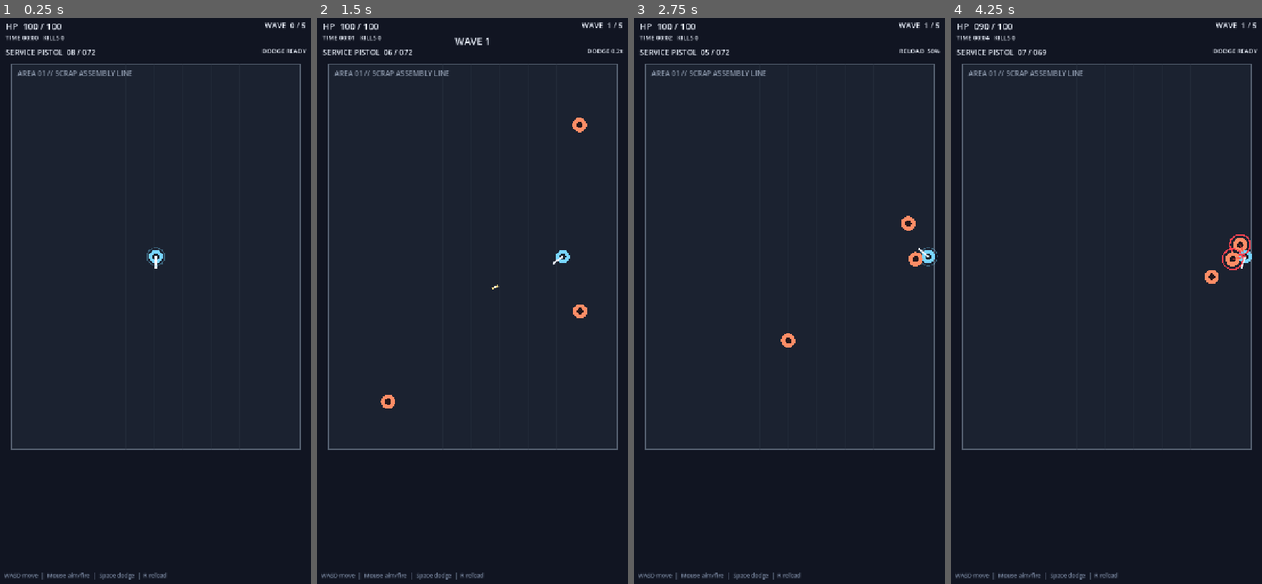
Above: before the commit, frames 1-4 (left to right).
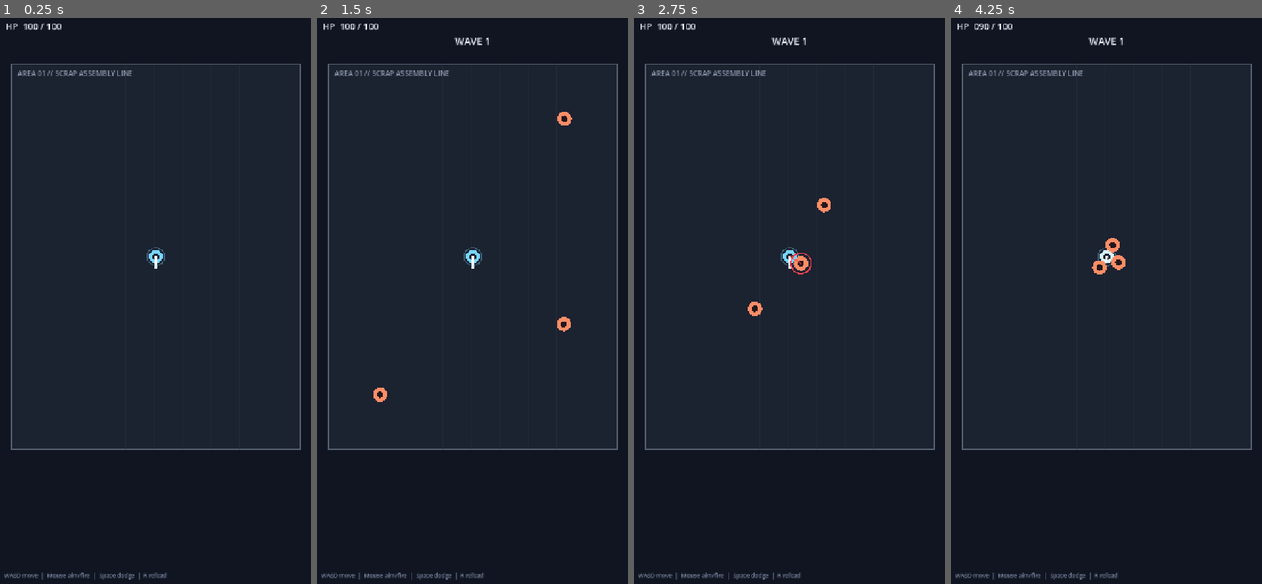
Above: after the commit, the same moments.

Repository: donly987647-max/Topdown-roguelite
Game: Godot game, scene res://scenes/main.tscn
Same seed, same stepped clock (60 frames per second), same inputs: the game is played once before the commit and once after it.
Inputs (mouse positions are in pixels of both pictures, inside the frame that each line leads up to):
- Up to frame 1 (0.25 s): no input
- Up to frame 2 (1.5 s): tap Enter at 0.5 s; move the mouse to (544, 267) at 0.52 s; hold D 0.53-1.25 s; tap R at 0.6 s; click (544, 267) at 0.67 s; tap Space at 0.77 s; drag from (407, 323) to (456, 414) at 1.27 s
- Up to frame 3 (2.75 s): move the mouse to (820, 170) at 2.02 s; hold D from 2.03 s (still down); tap R at 2.1 s; click (820, 170) at 2.17 s
- Up to frame 4 (4.25 s): release D at 2.75 s; drag from (1090, 414) to (1010, 210) at 2.77 s; move the mouse to (1202, 385) at 3.52 s; hold A from 3.53 s (still down); tap R at 3.6 s; click (1202, 385) at 3.67 s; tap Space at 3.77 s

The runs differ from the first frame. In frame 1, 0.4% of the frame differs, in the area x 1-99%, y 0-7%; in frame 2, 1.0%; in frame 3, 1.2%, in the area x 1-99%, y 0-59%; in frame 4, 1.2%.
Error after the commit: Parse Error: Too many arguments for "setup()" call. Expected at most 6 but received 7. (res://scripts/combat/weapon_controller.gd:179)

Commit message:
Refactor weapon controller for modular builds

Diff:
--- a/scripts/combat/weapon_controller.gd
+++ b/scripts/combat/weapon_controller.gd
@@ -1,9 +1,10 @@
 extends Node
 
 const ProjectileScript = preload("res://scripts/combat/projectile.gd")
-const DATA_PATH := "res://data/weapons/service_pistol.json"
+const WeaponAssemblyScript = preload("res://scripts/combat/weapon_assembly.gd")
 
 var actor: Node2D
+var assembly
 var data: Dictionary = {}
 var ammo_in_mag := 0
 var reserve_ammo := 0
@@ -11,16 +12,27 @@
 var reloading := false
 var reload_elapsed := 0.0
 var perfect_reload_armed := true
-var next_mag_damage_multiplier := 1.0
+var next_shot_damage_multiplier := 1.0
+var burst_remaining := 0
+var burst_gap_left := 0.0
+var chain_hits := 0
+var chain_hit_decay := 0.0
+var shots_since_reload := 0
 
 func configure(owner_actor: Node2D) -> void:
     actor = owner_actor
-    data = _load_json(DATA_PATH)
-    ammo_in_mag = int(data.get("magazine_size", 8))
-    reserve_ammo = int(data.get("reserve_ammo", 72))
+    assembly = WeaponAssemblyScript.new()
+    data = assembly.resolve()
+    ammo_in_mag = int(data.get("magazine_size", 10))
+    reserve_ammo = ammo_in_mag * 9
+    EventBus.projectile_hit.connect(_on_projectile_hit)
 
 func tick(delta: float, aim_direction: Vector2, mobile_fire_held: bool = false) -> void:
     fire_cooldown = maxf(0.0, fire_cooldown - delta)
+    burst_gap_left = maxf(0.0, burst_gap_left - delta)
+    chain_hit_decay = maxf(0.0, chain_hit_decay - delta)
+    if chain_hit_decay <= 0.0:
+        chain_hits = 0
 
     if reloading:
         reload_elapsed += delta
@@ -28,27 +40,43 @@
             _finish_reload(false)
         return
 
+    if burst_remaining > 0 and burst_gap_left <= 0.0:
+        _fire_trigger(aim_direction, true)
+        burst_remaining -= 1
+        if burst_remaining > 0:
+            burst_gap_left = float(data.get("burst_interval", 0.08))
+        else:
+            fire_cooldown = float(data.get("post_burst_delay", 0.32))
+
     var gamepad_fire := Input.get_joy_axis(0, JOY_AXIS_TRIGGER_RIGHT) > 0.35
-    if Input.is_mouse_button_pressed(MOUSE_BUTTON_LEFT) or gamepad_fire or mobile_fire_held:
-        _try_fire(aim_direction)
-
-    if ammo_in_mag <= 0 and reserve_ammo > 0:
+    var fire_held := Input.is_mouse_button_pressed(MOUSE_BUTTON_LEFT) or gamepad_fire or mobile_fire_held
+    if fire_held and burst_remaining <= 0:
+        if String(data.get("mode", "semi")) == "burst":
+            if fire_cooldown <= 0.0:
+                burst_remaining = mini(int(data.get("burst_count", 3)), ammo_in_mag)
+                burst_gap_left = 0.0
+        else:
+            _try_fire(aim_direction)
+
+    if ammo_in_mag <= 0 and reserve_ammo > 0 and burst_remaining <= 0:
         _start_reload()
 
 func request_reload() -> void:
     if reloading:
         var duration := float(data.get("reload_time", 1.25))
         var progress := reload_elapsed / maxf(duration, 0.001)
-        var window_start := float(data.get("perfect_reload_start", 0.55))
-        var window_end := float(data.get("perfect_reload_end", 0.72))
+        var window_start := 0.55
+        var window_end := 0.72
         if perfect_reload_armed and progress >= window_start and progress <= window_end:
             perfect_reload_armed = false
-            next_mag_damage_multiplier = float(data.get("perfect_reload_damage_multiplier", 1.15))
-            EventBus.perfect_reload.emit({"weapon_id": data.get("id", "service_pistol"), "progress": progress})
+            next_shot_damage_multiplier = 1.15
+            if String(data.get("frame_id", "")) == "service_pistol":
+                next_shot_damage_multiplier = 1.75
+            EventBus.perfect_reload.emit({"weapon_id": data.get("frame_id", "service_pistol"), "progress": progress})
             _finish_reload(true)
         return
 
-    if ammo_in_mag < int(data.get("magazine_size", 8)) and reserve_ammo > 0:
+    if ammo_in_mag < int(data.get("magazine_size", 10)) and reserve_ammo > 0:
         _start_reload()
 
 func cancel_reload() -> void:
@@ -57,6 +85,27 @@
     reloading = false
     reload_elapsed = 0.0
     perfect_reload_armed = true
+
+func cycle_part(slot: String, delta: int) -> void:
+    if assembly == null:
+        return
+    assembly.cycle(slot, delta)
+    _apply_build()
+
+func get_build_summary() -> Dictionary:
+    return assembly.get_summary() if assembly != null else {}
+
+func get_selected_name(slot: String) -> String:
+    return assembly.get_selected_name(slot) if assembly != null else slot.to_upper()
+
+func get_display_name() -> String:
+    return String(data.get("name", "SERVICE PISTOL"))
+
+func get_movement_multiplier() -> float:
+    return float(data.get("movement_multiplier", 1.0))
+
+func get_dodge_distance_multiplier() -> float:
+    return float(data.get("dodge_distance_multiplier", 1.0))
 
 func get_reload_progress() -> float:
     if not reloading:
@@ -64,29 +113,82 @@
     return clampf(reload_elapsed / maxf(float(data.get("reload_time", 1.25)), 0.001), 0.0, 1.0)
 
 func get_perfect_window() -> Vector2:
-    return Vector2(float(data.get("perfect_reload_start", 0.55)), float(data.get("perfect_reload_end", 0.72)))
+    return Vector2(0.55, 0.72)
 
 func _try_fire(direction: Vector2) -> void:
     if fire_cooldown > 0.0 or ammo_in_mag <= 0 or actor == null:
         return
-
-    ammo_in_mag -= 1
-    fire_cooldown = 1.0 / maxf(float(data.get("fire_rate", 4.5)), 0.01)
-
+    _fire_trigger(direction, false)
+    var interval := float(data.get("fire_interval", 0.24))
+    if String(data.get("frame_id", "")) == "chain_smg":
+        var speedup := minf(float(data.get("chain_hit_speedup_cap", 0.36)), chain_hits * float(data.get("chain_hit_speedup", 0.04)))
+        interval *= 1.0 - speedup
+    fire_cooldown = maxf(0.025, interval)
+
+func _fire_trigger(direction: Vector2, from_burst: bool) -> void:
+    if ammo_in_mag <= 0 or actor == null:
+        burst_remaining = 0
+        return
+
+    var ammo_cost := 1
+    ammo_in_mag -= ammo_cost
+    shots_since_reload += 1
+
+    if randf() < float(data.get("misfire_chance", 0.0)):
+        EventBus.shot_fired.emit({"weapon_id": data.get("frame_id", "weapon"), "ammo": ammo_in_mag, "misfire": true})
+        return
+
+    var base_damage := float(data.get("damage", 10.0)) * next_shot_damage_multiplier
+    next_shot_damage_multiplier = 1.0
+    if bool(data.get("reverse_magazine", false)):
+        base_damage *= maxf(0.72, 1.18 - 0.03 * float(shots_since_reload - 1))
+
+    var projectile_count := int(data.get("projectile_count", 1))
+    var spread_deg := float(data.get("spread_deg", 2.0))
+    for i in projectile_count:
+        var offset := 0.0
+        if projectile_count > 1:
+            var t := float(i) / float(maxi(1, projectile_count - 1))
+            offset = lerpf(-spread_deg, spread_deg, t)
+        elif spread_deg > 0.01:
+            offset = randf_range(-spread_deg, spread_deg)
+        _spawn_projectile(direction.rotated(deg_to_rad(offset)), base_damage)
+
+    EventBus.shot_fired.emit({
+        "weapon_id": data.get("frame_id", "weapon"),
+        "ammo": ammo_in_mag,
+        "burst": from_burst,
+        "barrel": data.get("barrel_id", ""),
+        "magazine": data.get("magazine_id", ""),
+        "core": data.get("core_id", ""),
+    })
+
+func _spawn_projectile(direction: Vector2, projectile_damage: float) -> void:
     var projectile := ProjectileScript.new()
     actor.get_tree().current_scene.add_child(projectile)
-    var damage := float(data.get("damage", 18.0)) * next_mag_damage_multiplier
-    projectile.setup(actor.global_position + direction * 24.0, direction, float(data.get("projectile_speed", 950.0)), damage, true, actor)
-    EventBus.shot_fired.emit({"weapon_id": data.get("id", "service_pistol"), "ammo": ammo_in_mag})
+    var projectile_config := {
+        "pierce_count": int(data.get("pierce_count", 0)),
+        "pierce_damage_decay": float(data.get("pierce_damage_decay", 0.0)),
+        "ricochet_count": int(data.get("ricochet_count", 0)),
+        "ricochet_damage_multiplier": float(data.get("ricochet_damage_multiplier", 1.0)),
+        "effect": String(data.get("effect", "")),
+        "effect_strength": float(data.get("effect_strength", 1.0)),
+        "explosion_radius": 78.0 if bool(data.get("explosive_last_round", false)) and ammo_in_mag <= 0 else 0.0,
+        "explosion_damage_multiplier": 0.60,
+    }
+    projectile.setup(actor.global_position + direction * 24.0, direction, float(data.get("projectile_speed", 950.0)), projectile_damage, true, actor, projectile_config)
 
 func _start_reload() -> void:
+    if reloading or reserve_ammo <= 0:
+        return
     reloading = true
+    burst_remaining = 0
     reload_elapsed = 0.0
     perfect_reload_armed = true
-    EventBus.reload_started.emit({"weapon_id": data.get("id", "service_pistol")})
+    EventBus.reload_started.emit({"weapon_id": data.get("frame_id", "weapon")})
 
 func _finish_reload(perfect: bool) -> void:
-    var mag_size := int(data.get("magazine_size", 8))
+    var mag_size := int(data.get("magazine_size", 10))
     var needed := mag_size - ammo_in_mag
     var loaded := mini(needed, reserve_ammo)
     ammo_in_mag += loaded
@@ -94,13 +196,30 @@
     reloading = false
     reload_elapsed = 0.0
     perfect_reload_armed = true
+    shots_since_reload = 0
     if not perfect:
-        next_mag_damage_multiplier = 1.0
-    EventBus.reload_completed.emit({"weapon_id": data.get("id", "service_pistol"), "perfect": perfect, "ammo": ammo_in_mag})
-
-func _load_json(path: String) -> Dictionary:
-    if not FileAccess.file_exists(path):
-        return {}
-    var file := FileAccess.open(path, FileAccess.READ)
-    var parsed = JSON.parse_string(file.get_as_text())
-    return parsed if parsed is Dictionary else {}
+        next_shot_damage_multiplier = 1.0
+    EventBus.reload_completed.emit({"weapon_id": data.get("frame_id", "weapon"), "perfect": perfect, "ammo": ammo_in_mag})
+
+func _apply_build() -> void:
+    var previous_mag := int(data.get("magazine_size", 10))
+    var previous_ammo := ammo_in_mag
+    data = assembly.resolve()
+    var new_mag := int(data.get("magazine_size", 10))
+    ammo_in_mag = mini(previous_ammo, new_mag)
+    if previous_mag <= 0:
+        ammo_in_mag = new_mag
+    reloading = false
+    burst_remaining = 0
+    fire_cooldown = 0.15
+    shots_since_reload = 0
+    chain_hits = 0
+    EventBus.weapon_build_changed.emit({"summary": assembly.get_summary()})
+
+func _on_projectile_hit(payload: Dictionary) -> void:
+    if String(data.get("frame_id", "")) != "chain_smg":
+        return
+    if payload.get("source") != actor:
+        return
+    chain_hits = mini(chain_hits + 1, 12)
+    chain_hit_decay = 0.70
